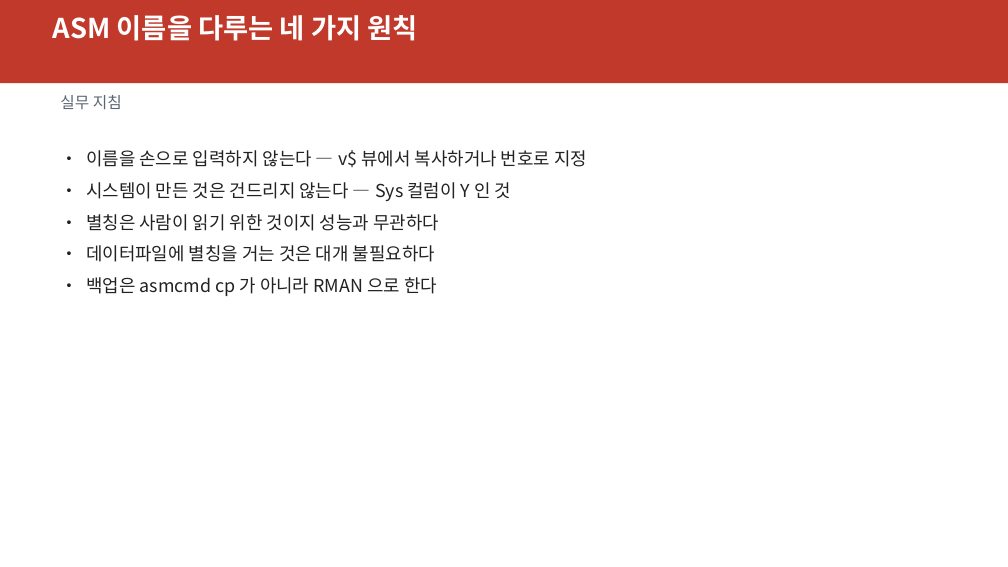
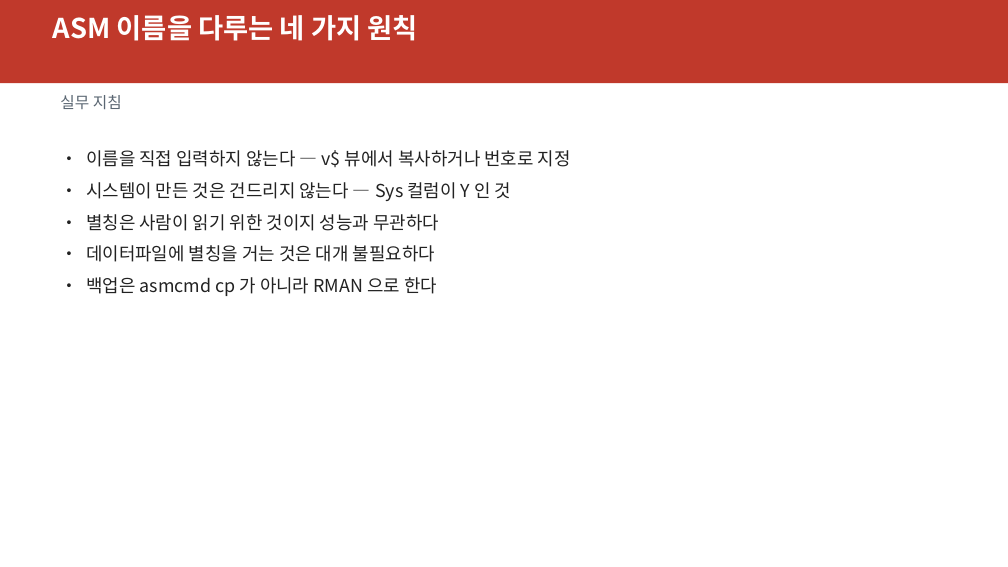
Before and after one commit to elpisk/OracleManual, a slide deck: slide 30 of RAC/07장/7장_ASM파일과템플릿.pptx. Drawn at 1008x567 pixels with LibreOffice and Linux fonts; fonts in the diff are those of the drawing. Boxes give left, top, right and bottom in pixels: in the first picture for what was removed or moved away, otherwise in the second. Text is boxed around its words. In the diff, an @@ line names an element or a change of style, - is before the commit and + after.

```diff
--- a/RAC/07장/7장_ASM파일과템플릿.pptx
+++ b/RAC/07장/7장_ASM파일과템플릿.pptx
@@ text at box(86, 150, 571, 167): text changed @@
-• 이름을 손으로 입력하지 않는다 — v$ 뷰에서 복사하거나 번호로 지정
+• 이름을 직접 입력하지 않는다 — v$ 뷰에서 복사하거나 번호로 지정
```
Also in this commit, not shown: 1 other slide changed, 54 other files.
